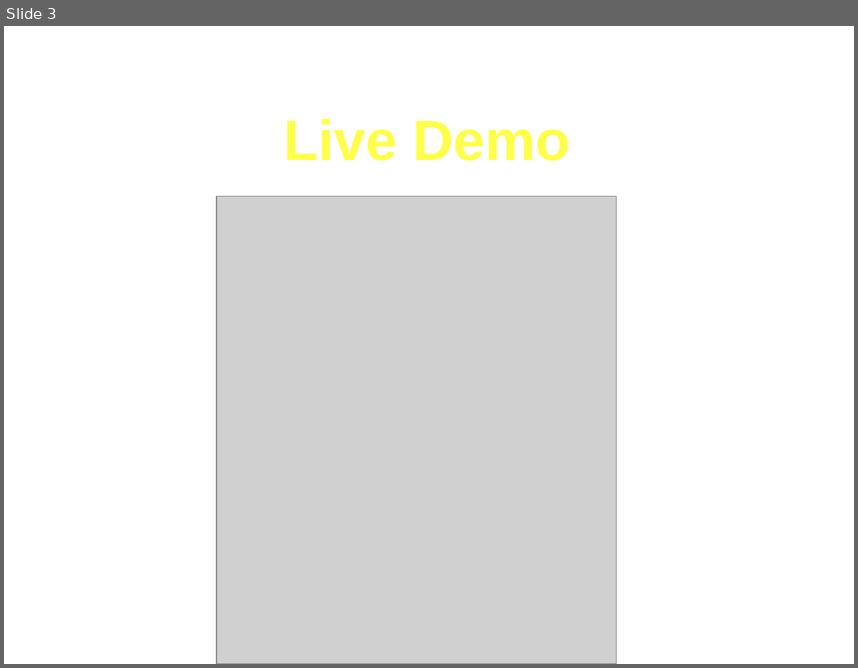
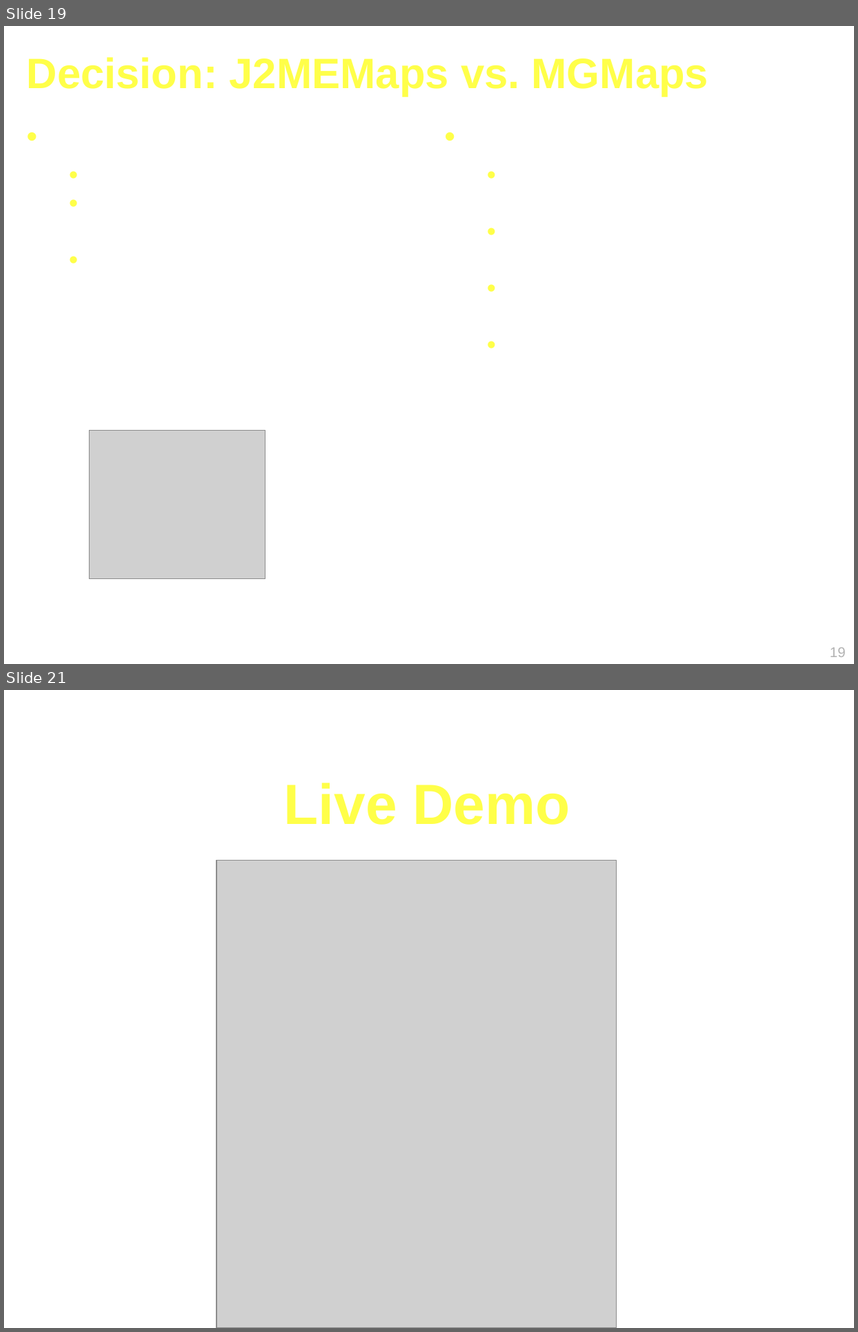
Before and after one commit to Geoffsc/psu-edu-sweng500, a slide deck: docs/presentation/sweng500-carpool-presentation.ppt. Shown one above the other, each under a label of ours: slide 3 before the commit, slides 19 and 21 after it; the slides between them are not shown. The pictures are 858x668 and 858x1332 pixels, drawn with LibreOffice and Linux fonts; fonts in the diff are those of the drawing; grey boxes stand for pictures. Boxes give left, top, right and bottom in pixels: in the first picture for what was removed or moved away, otherwise in the second. Text is boxed around its words. In the diff, an @@ line names an element or a change of style, - is before the commit and + after.

Commit message:
Added new slides.

```diff
--- a/docs/presentation/sweng500-carpool-presentation.ppt
+++ b/docs/presentation/sweng500-carpool-presentation.ppt
@@ slide 19 added at bbox=[4, 26, 854, 664], background #FFFFFF @@
@@ title added at bbox=[27, 57, 709, 96], 36 pt, text #FFFF49, bold @@
+Decision: J2MEMaps vs. MGMaps
@@ picture added at bbox=[89, 430, 265, 579] @@
@@ page number added at bbox=[830, 647, 846, 657], 12 pt, text #B2B2B2 @@
+19
@@ what was slide 3 is now slide 21 @@
```
Also in this commit, not shown: 17 other slides added.
